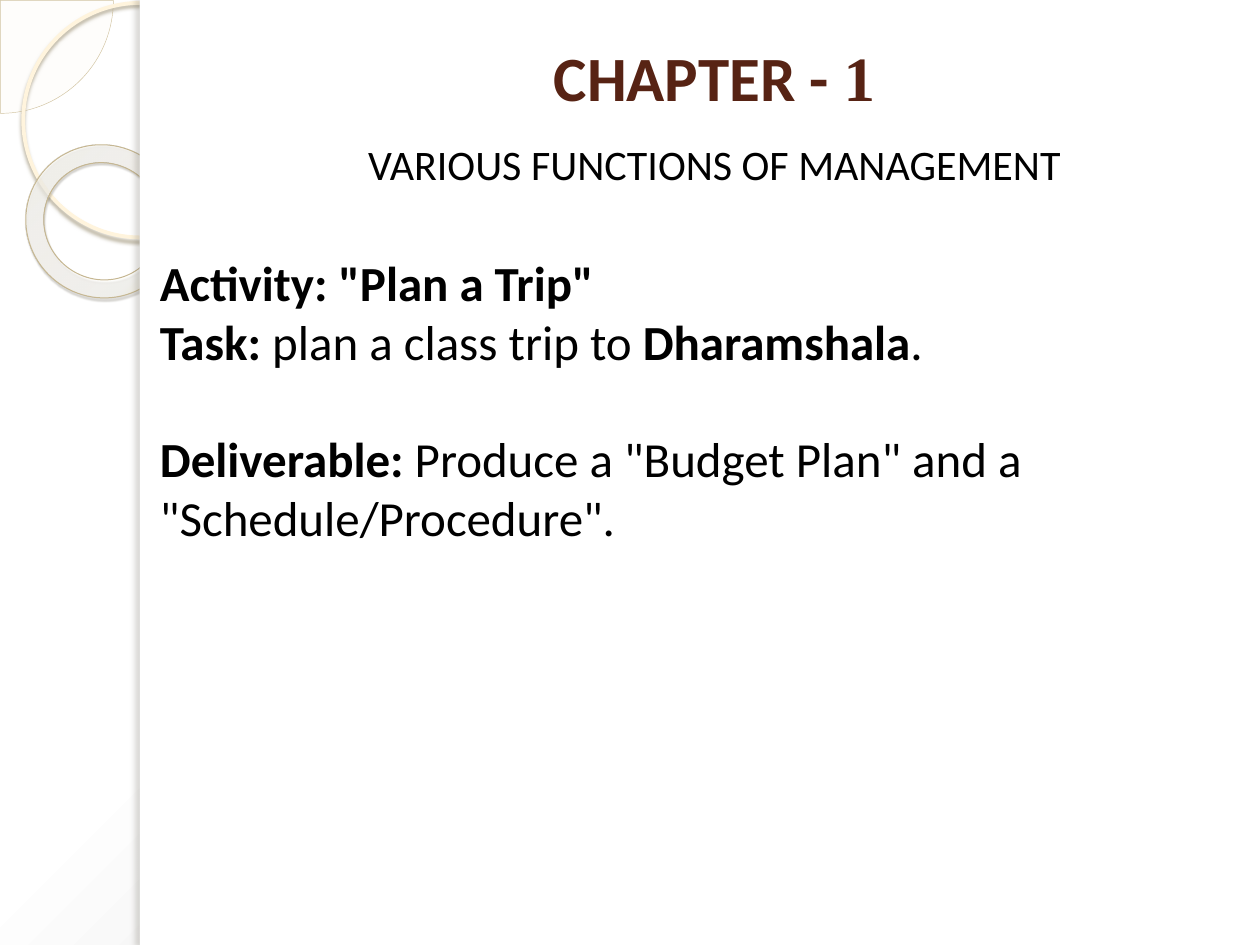
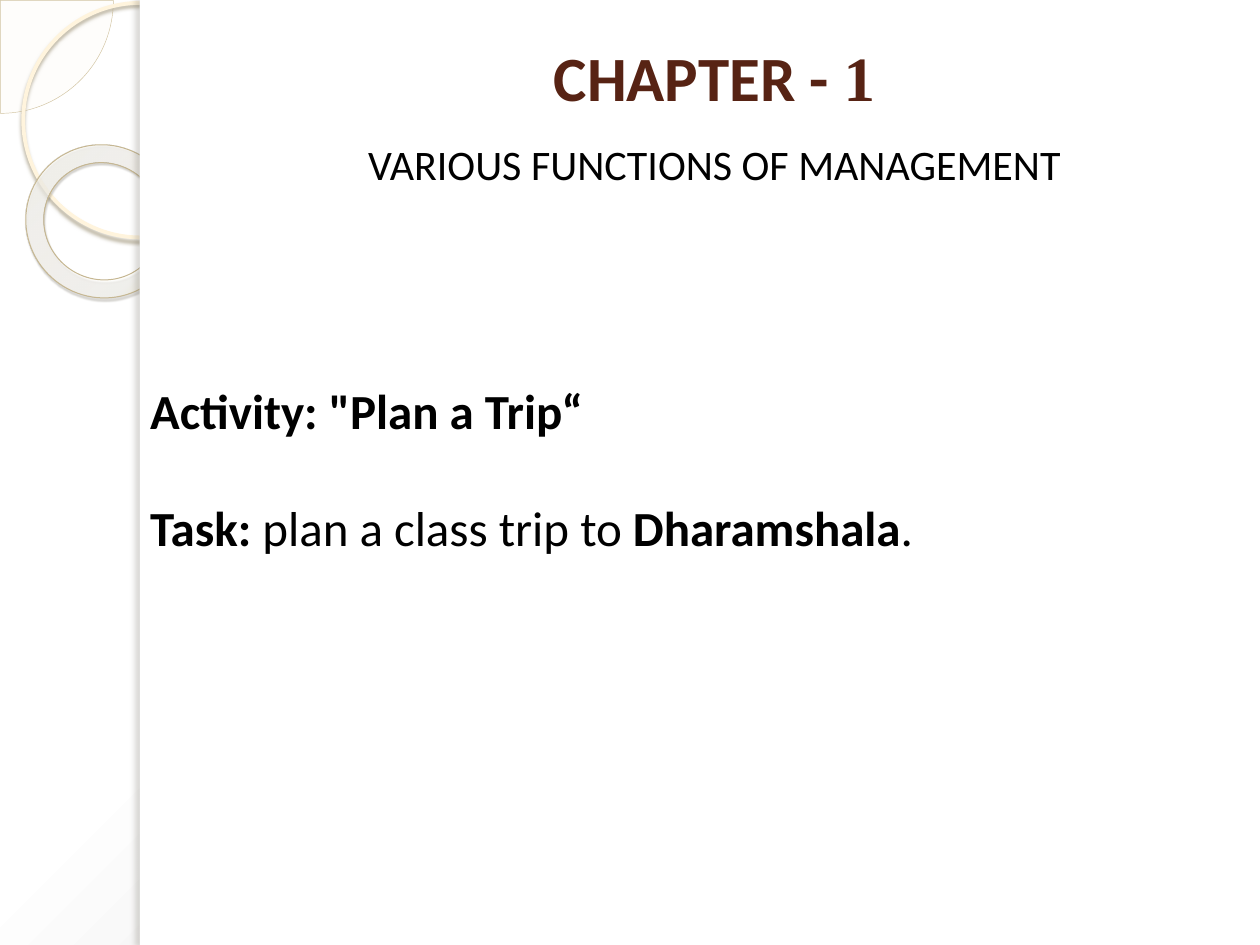
Before and after one commit to pankajgautam307/notes_2026, a slide deck: slide 18 of BOM/Presentation Ch-1.pptx. Drawn at 1260x945 pixels with LibreOffice and Linux fonts; fonts in the diff are those of the drawing. Boxes give left, top, right and bottom in pixels: in the first picture for what was removed or moved away, otherwise in the second. Text is boxed around its words. In the diff, an @@ line names an element or a change of style, - is before the commit and + after.

```diff
--- a/BOM/Presentation Ch-1.pptx
+++ b/BOM/Presentation Ch-1.pptx
@@ text "Activity: "Plan a Trip“": place and size @@
-text "Activity: "Plan a Trip“" at bbox=[160, 266, 1021, 538]
+text "Activity: "Plan a Trip“" at bbox=[150, 393, 913, 554]
@@ text at bbox=[150, 393, 583, 437]: text changed @@
-Activity: "Plan a Trip"
+Activity: "Plan a Trip“
@@ text at bbox=[160, 442, 1021, 538]: paragraph removed @@
-Deliverable: Produce a "Budget Plan" and a "Schedule/Procedure".
```
Also in this commit, not shown: 11 other slides changed, 10 slides added, 2 other files.
